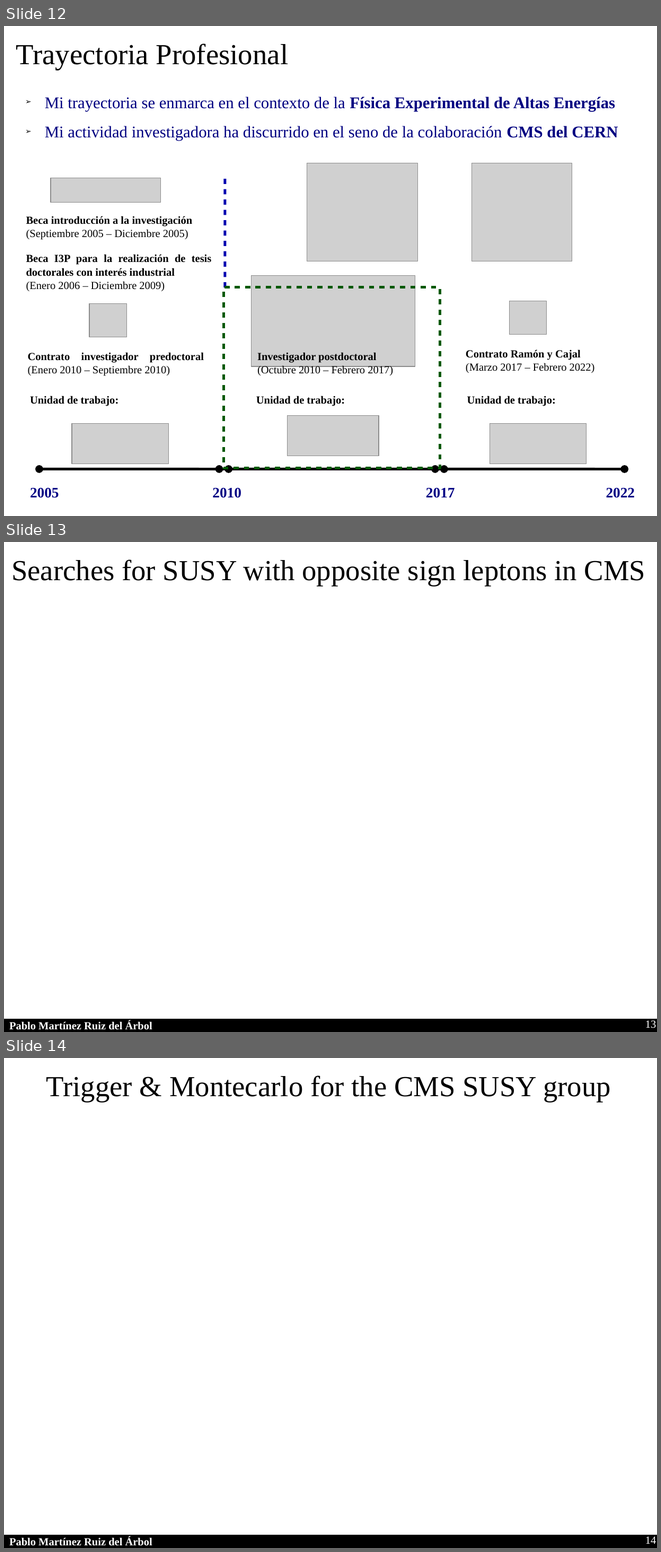
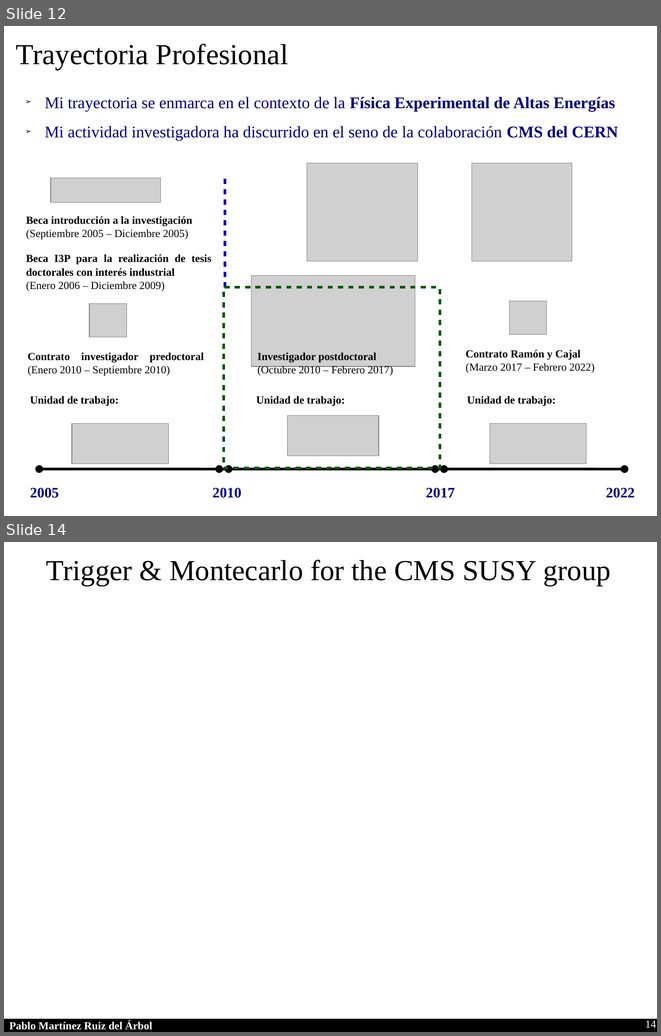
Before and after one commit to parbol/Plaza, a slide deck: Presentacion/Presentacion.odp. Shown one above the other, each under a label of ours: slides 12, 13 and 14 before the commit, slides 12 and 14 after it; the slides between them are not shown. The pictures are 661x1552 and 661x1036 pixels, drawn with LibreOffice and Linux fonts; fonts in the diff are those of the drawing; grey boxes stand for pictures; background and template pictures are left out. Boxes give left, top, right and bottom in pixels: in the first picture for what was removed or moved away, otherwise in the second. Text is boxed around its words. In the diff, an @@ line names an element or a change of style, - is before the commit and + after.

```diff
--- a/Presentacion/Presentacion.odp
+++ b/Presentacion/Presentacion.odp
@@ slide 13 removed at [4, 542, 657, 1032], background #FFFFFF; not listed: 2 template elements that a slide beside it also shows @@
@@ text removed at [11, 559, 646, 586] @@
-Searches for SUSY with opposite sign leptons in CMS
@@ page number removed at [645, 1020, 656, 1028] @@
-13
```
Also in this commit, not shown: 1 slide added.
